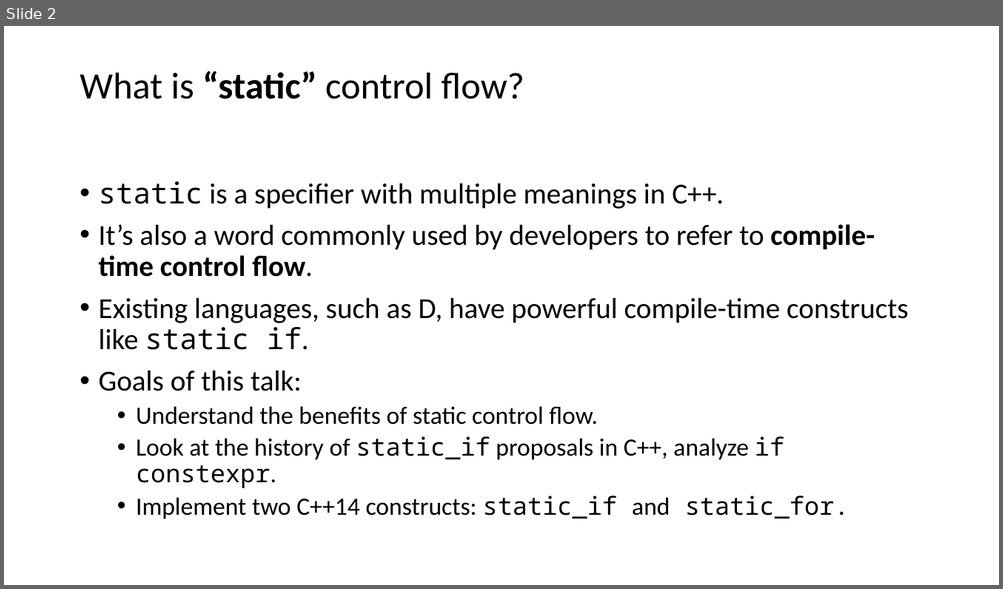
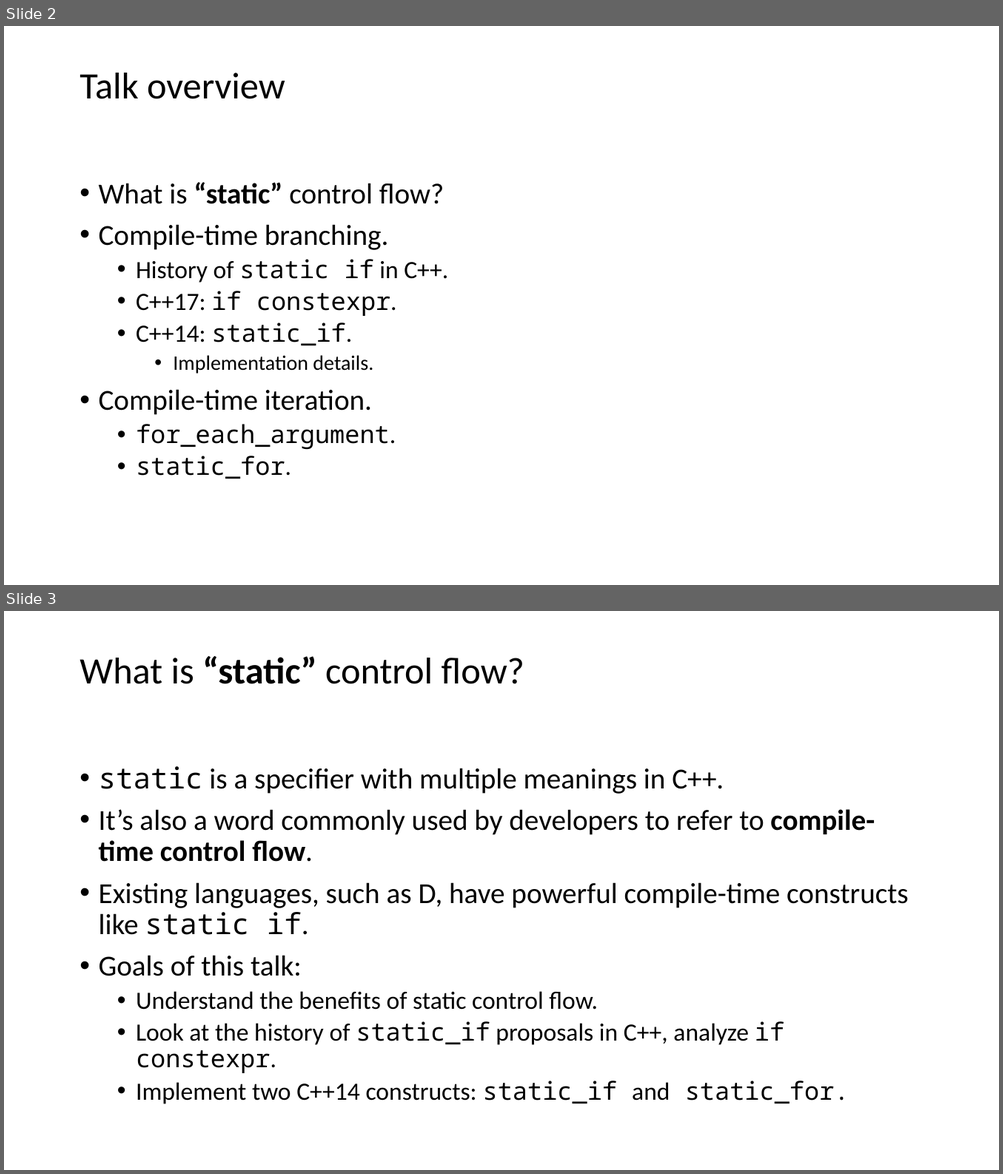
Before and after one commit to vittorioromeo/cppcon2016, a slide deck: static_control_flow/slides.pptx. Shown one above the other, each under a label of ours: slide 2 before the commit, slides 2 and 3 after it. The pictures are 1003x589 and 1003x1174 pixels, drawn with LibreOffice and Linux fonts; fonts in the diff are those of the drawing. Boxes give left, top, right and bottom in pixels: in the first picture for what was removed or moved away, otherwise in the second. Text is boxed around its words. In the diff, an @@ line names an element or a change of style, - is before the commit and + after.

```diff
--- a/static_control_flow/slides.pptx
+++ b/static_control_flow/slides.pptx
@@ slide 2 added at (x1=4, y1=26, x2=999, y2=585), background #FFFFFF @@
@@ title added at (x1=79, y1=73, x2=285, y2=99), 36 pt, text #000000 @@
+Talk overview
@@ text added at (x1=99, y1=182, x2=448, y2=480), 24 pt, text #000000 @@
+• What is “static” control flow?
+• Compile-time branching.
+  • History of static if in C++.
+  • C++17: if constexpr.
+  • C++14: static_if.
+    • Implementation details.
+• Compile-time iteration.
+  • for_each_argument.
+  • static_for.
@@ what was slide 2 is now slide 3 @@
```
Also in this commit, not shown: 1 slide changed, 2 other slides added, 1 other file.
